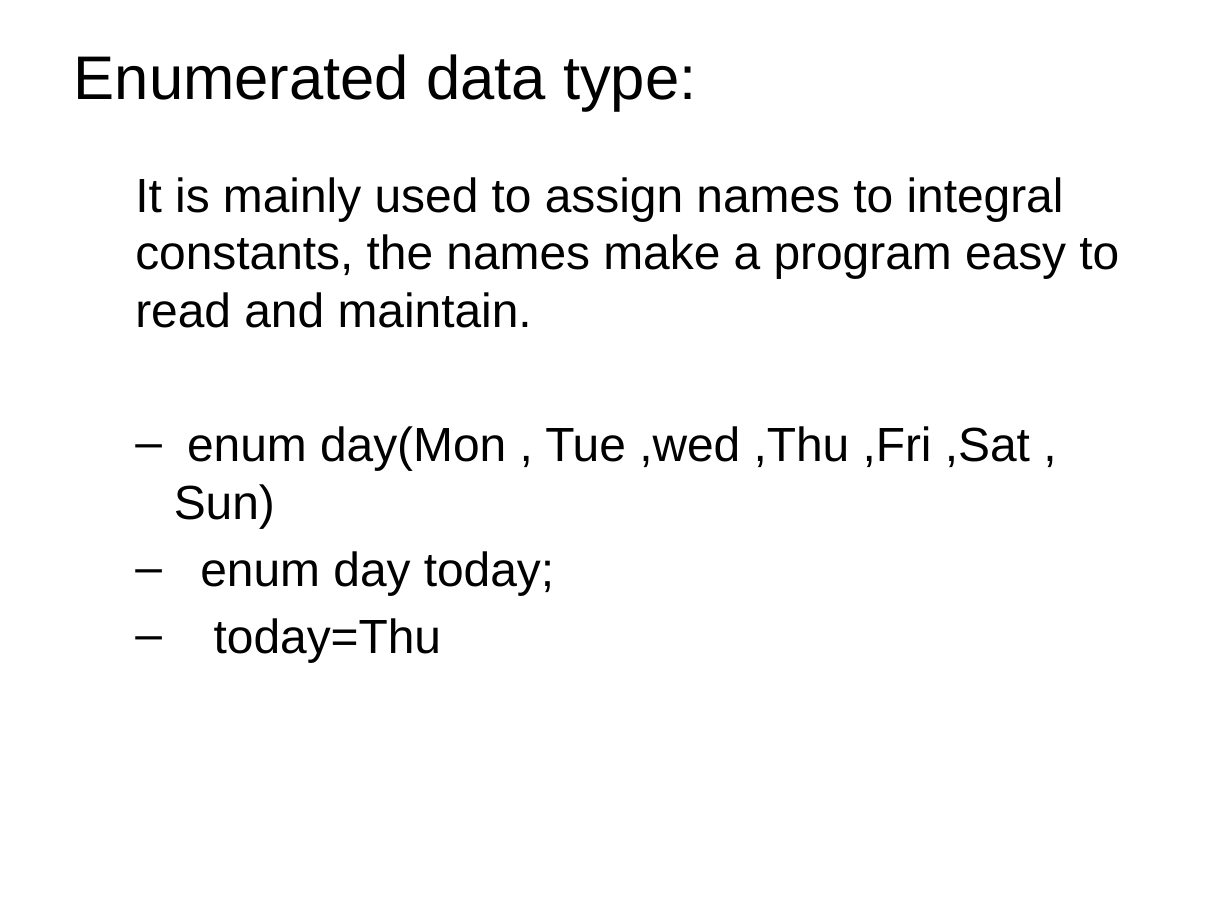
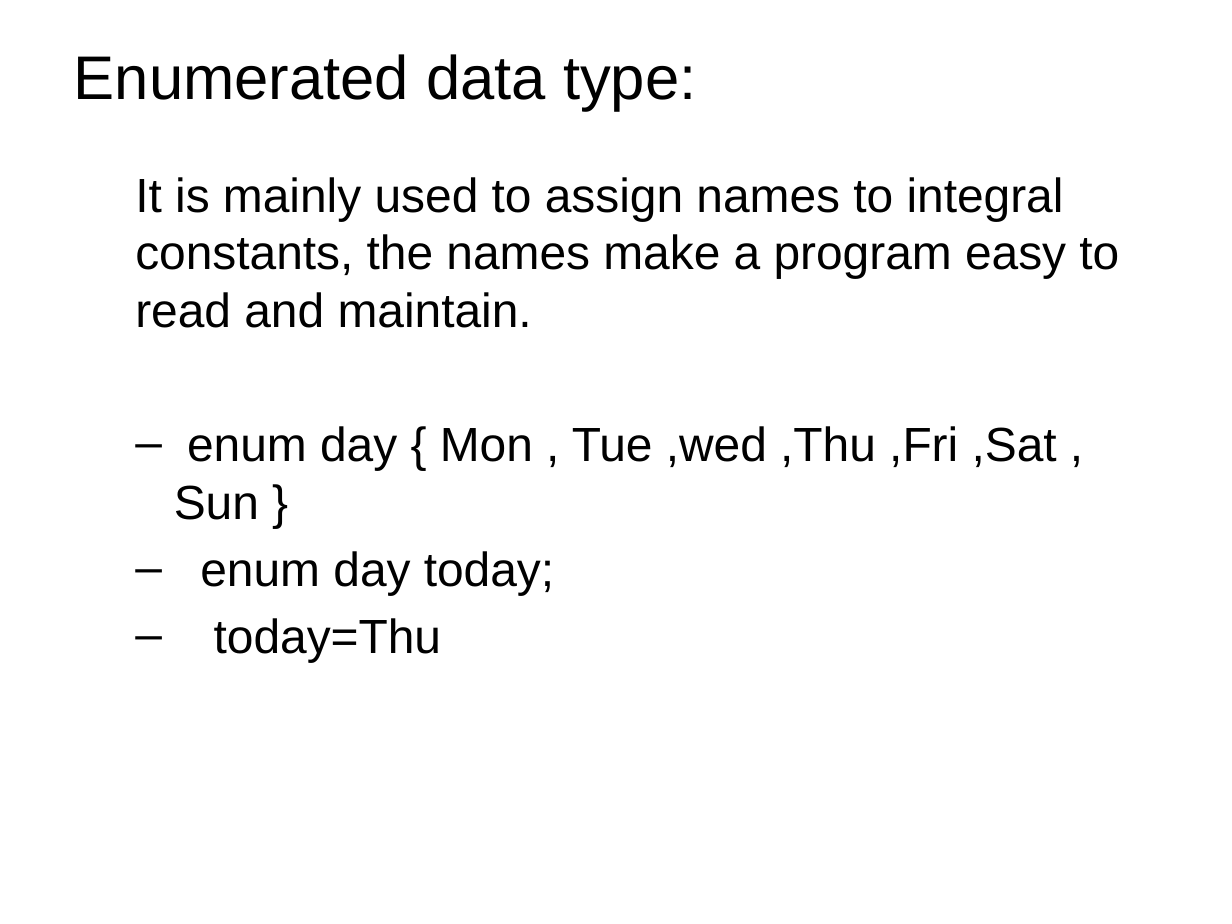
Before and after one commit to alwaysananta/computerProgramming, a slide deck: slide 4 of Slides/Struct&Union.pptx. Drawn at 1232x924 pixels with LibreOffice and Linux fonts; fonts in the diff are those of the drawing; background and template pictures are left out. Boxes give left, top, right and bottom in pixels: in the first picture for what was removed or moved away, otherwise in the second. Text is boxed around its words. In the diff, an @@ line names an element or a change of style, - is before the commit and + after.

```diff
--- a/Slides/Struct&Union.pptx
+++ b/Slides/Struct&Union.pptx
@@ text at box(174, 426, 1057, 520): text changed @@
-  – enum day(Mon , Tue ,wed ,Thu ,Fri ,Sat , Sun)
+  – enum day { Mon , Tue ,wed ,Thu ,Fri ,Sat , Sun }
```
Also in this commit, not shown: 6 other slides changed, 18 slides added, 2 slides removed, 1 other file.
